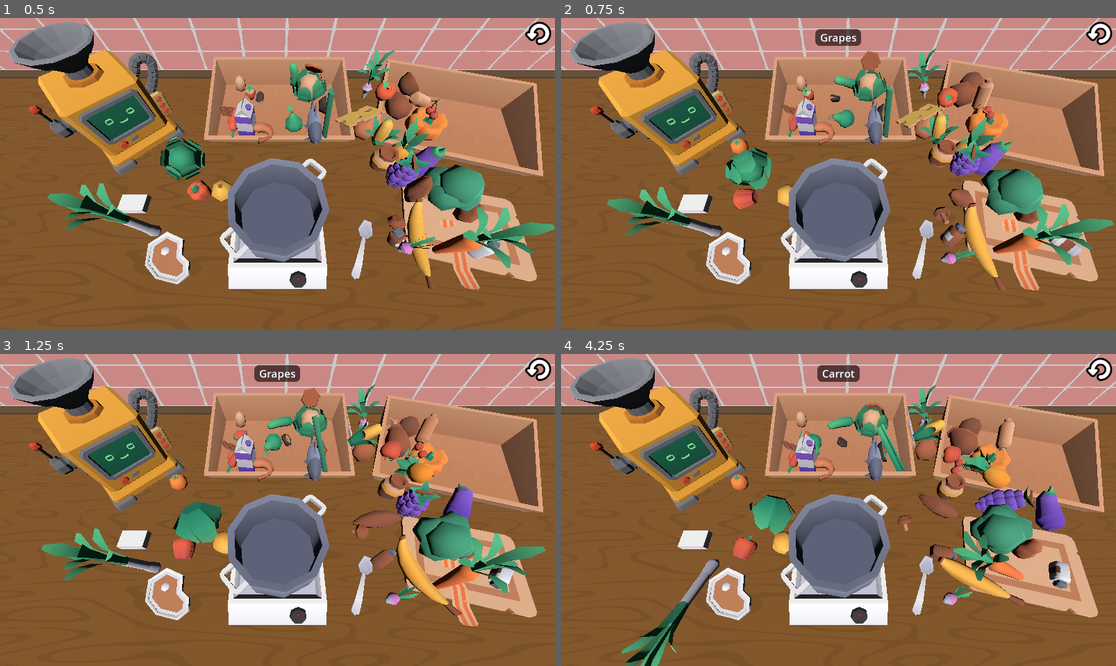
Above: before the commit, frames 1-4 (two rows, left to right).
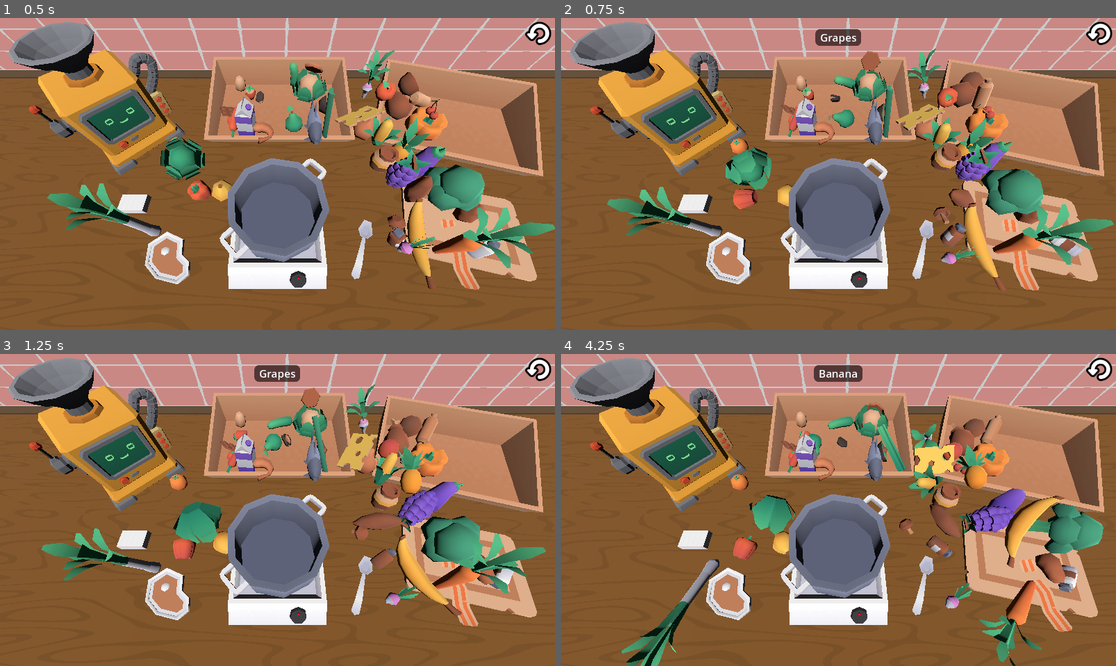
Above: after the commit, the same moments.

Repository: DrHaid/llm-taste-tester
Game: Godot game, scene res://main.tscn
Same seed, same stepped clock (60 frames per second), same inputs: the game is played once before the commit and once after it.
Inputs (mouse positions are in pixels of both pictures, inside the frame that each line leads up to):
- Up to frame 1 (0.5 s): no input
- Up to frame 2 (0.75 s): move the mouse to (960, 158) at 0.52 s; click (960, 158) at 0.67 s
- Up to frame 3 (1.25 s): no input
- Up to frame 4 (4.25 s): drag from (727, 525) to (810, 572) at 1.27 s; move the mouse to (894, 441) at 2.02 s; click (894, 441) at 2.17 s; drag from (810, 572) to (672, 463) at 2.77 s; move the mouse to (1005, 556) at 3.52 s; click (1005, 556) at 3.67 s

Frame 1 is identical in both runs. In frame 2, 1.4% of the frame differs, in the area x 7-79%, y 11-53%; in frame 3, 4.7%; in frame 4, 11%, in the area x 1-98%, y 3-100%.

Commit message:
Move foods using physics to respect environment collisions

Diff:
--- a/foods/food.gd
+++ b/foods/food.gd
@@ -3,6 +3,8 @@
 
 @export var food_resource: FoodItemData
 @export var container_rotation: Vector3 = Vector3(-2, -1, -2)
+@export var drag_speed: float = 20
+@export var rotation_speed: float = 20
 
 var drag_food_target: Marker3D = null
 var is_cooking: bool = false
@@ -23,7 +25,9 @@
 
 func _process(_delta: float) -> void:
 	if drag_food_target:
-		global_position = drag_food_target.global_position
+		var direction := drag_food_target.global_position - global_position
+		linear_velocity = direction * drag_speed
+
 		if food_resource.container:
 			_point_up_toward(Vector3.ZERO)
 
@@ -34,14 +38,16 @@
 func _on_start_drag(dragged_object: Node3D, drag_target: Marker3D) -> void:
 	if dragged_object == self:
 		drag_food_target = drag_target
-		freeze = true
+		linear_damp = 10
+		angular_damp = 10
 		if food_resource.container:
 			spice_particles.pour(true)
 
 func _on_end_drag(dragged_object: Node3D) -> void:
 	if dragged_object == self:
 		drag_food_target = null
-		freeze = false
+		linear_damp = 0
+		angular_damp = 0
 		if food_resource.container:
 			spice_particles.pour(false)
 
@@ -56,15 +62,10 @@
 	linear_velocity = Vector3.ZERO
 
 func _point_up_toward(target_position: Vector3) -> void:
-	var to_target := (target_position - global_transform.origin).normalized()
-	var up: = to_target
-	var arbitrary_forward := Vector3.FORWARD
-	if abs(up.dot(arbitrary_forward)) > 0.99:
-		arbitrary_forward = Vector3.RIGHT
-	var right := up.cross(arbitrary_forward).normalized()
-	var forward := right.cross(up).normalized()
-	var new_basis := Basis(right, up, forward)
-	global_transform.basis = new_basis
+	var current_up := global_transform.basis.y
+	var target_up := (target_position - global_position).normalized()
+	var rotation_axis := current_up.cross(target_up)
+	angular_velocity = rotation_axis * rotation_speed
 
 func init_particles() -> void:
 	spice_particles = $SpiceParticles
--- a/mouse_input_handler.gd
+++ b/mouse_input_handler.gd
@@ -13,14 +13,9 @@
 @export var min_food_elevation: float = 0.15
 @export var max_elevation_falloff: float = 1
 
-@export_category("Drag stats")
-@export var drag_sensitivity: float = 0.007
-@export var drag_value: float = 10
-@export var drag_y_value: float = 20
-
 var dragged_object: Node3D = null
 var mouse_position: Vector2 = Vector2.ZERO
-var raw_target_position: Vector3 = Vector3.ZERO # temporary unsmoothed target position
+var raw_target_position: Vector3 = Vector3.ZERO # temporary target position
 
 var dragging_enabled: bool = true
 
@@ -82,9 +77,9 @@
 	if result:
 		raw_target_position = result.position
 
-func _set_final_target_pos(delta: float) -> void:
-	var pos: Vector3 = lerp(drag_food_target.global_position, raw_target_position, delta * drag_value)
-	pos.y = lerp(drag_food_target.global_position.y, get_target_elevation(pos), delta * drag_y_value)
+func _set_final_target_pos(_delta: float) -> void:
+	var pos: Vector3 = raw_target_position
+	pos.y = get_target_elevation(pos)
 	drag_food_target.global_position = pos
 
 func cast_viewport_ray(pos: Vector2, mask: int = 1) -> Dictionary:
